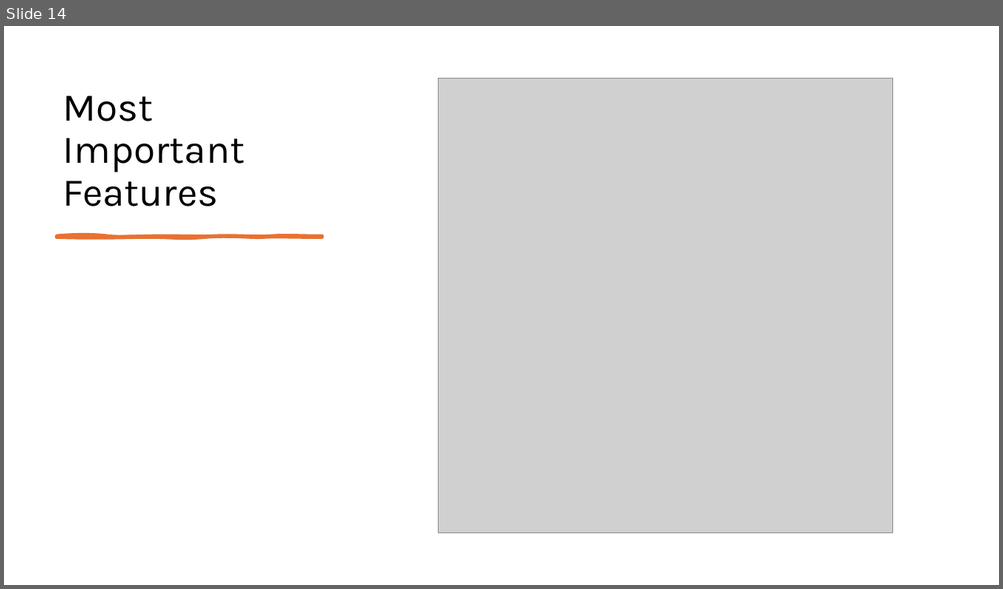
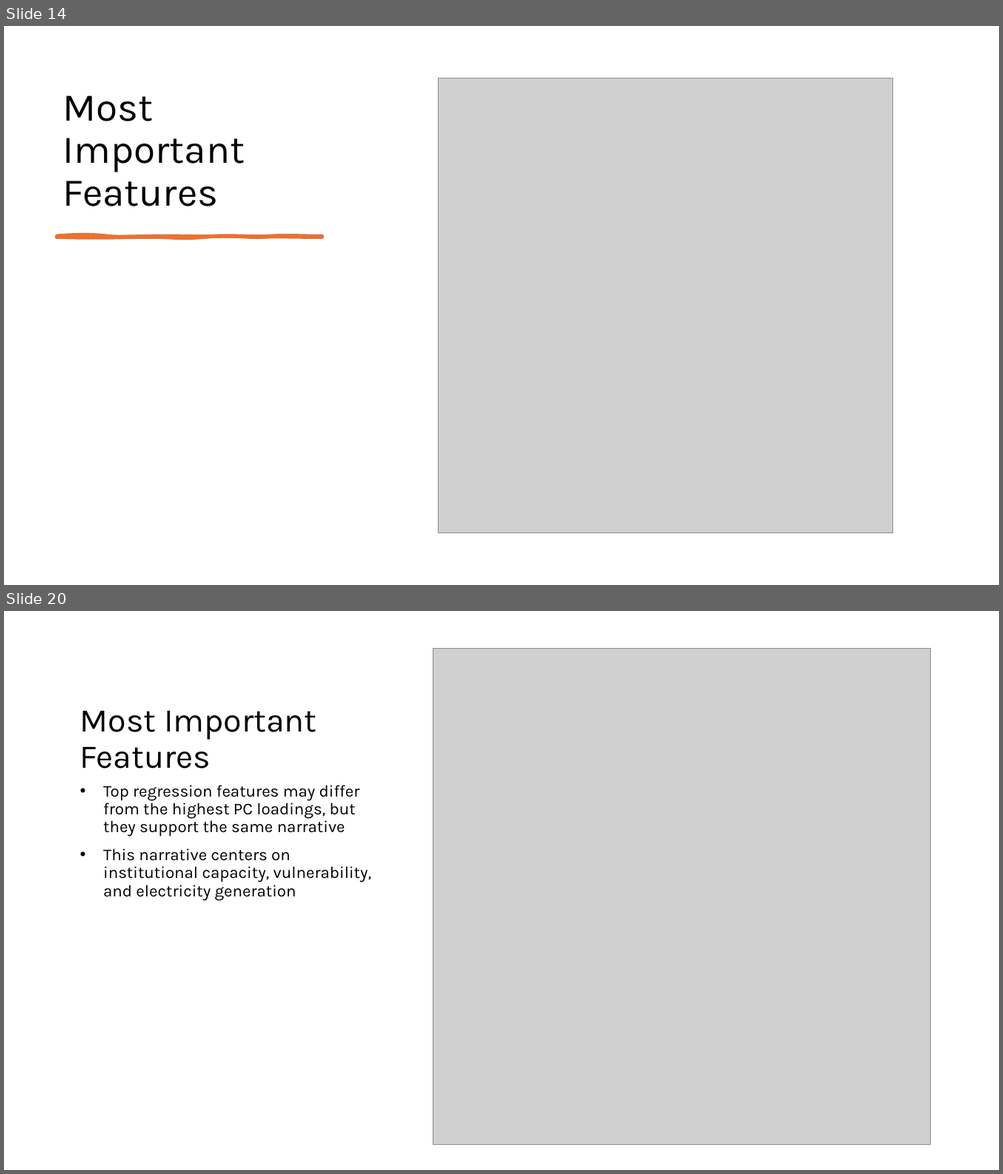
Before and after one commit to jroblar/ndc_evaluation, a slide deck: docs/new_model_updated.pptx. Shown one above the other, each under a label of ours: slide 14 before the commit, slides 14 and 20 after it; the slides between them are not shown. The pictures are 1003x589 and 1003x1174 pixels, drawn with LibreOffice and Linux fonts; fonts in the diff are those of the drawing; grey boxes stand for pictures. Boxes give left, top, right and bottom in pixels: in the first picture for what was removed or moved away, otherwise in the second. Text is boxed around its words. In the diff, an @@ line names an element or a change of style, - is before the commit and + after.

```diff
--- a/docs/new_model_updated.pptx
+++ b/docs/new_model_updated.pptx
@@ slide 20 added at [4,611,999,1170], background #FFFFFF @@
@@ picture added at [433,648,930,1145] @@
@@ title added at [80,711,317,769], 32 pt, text #000000 @@
+Most Important Features
@@ text added at [103,785,372,901], 16 pt, text #000000 @@
+• Top regression features may differ from the highest PC loadings, but they support the same narrative
+• This narrative centers on institutional capacity, vulnerability, and electricity generation
```
Also in this commit, not shown: 1 slide changed, 22 other slides added, 1 other file.
